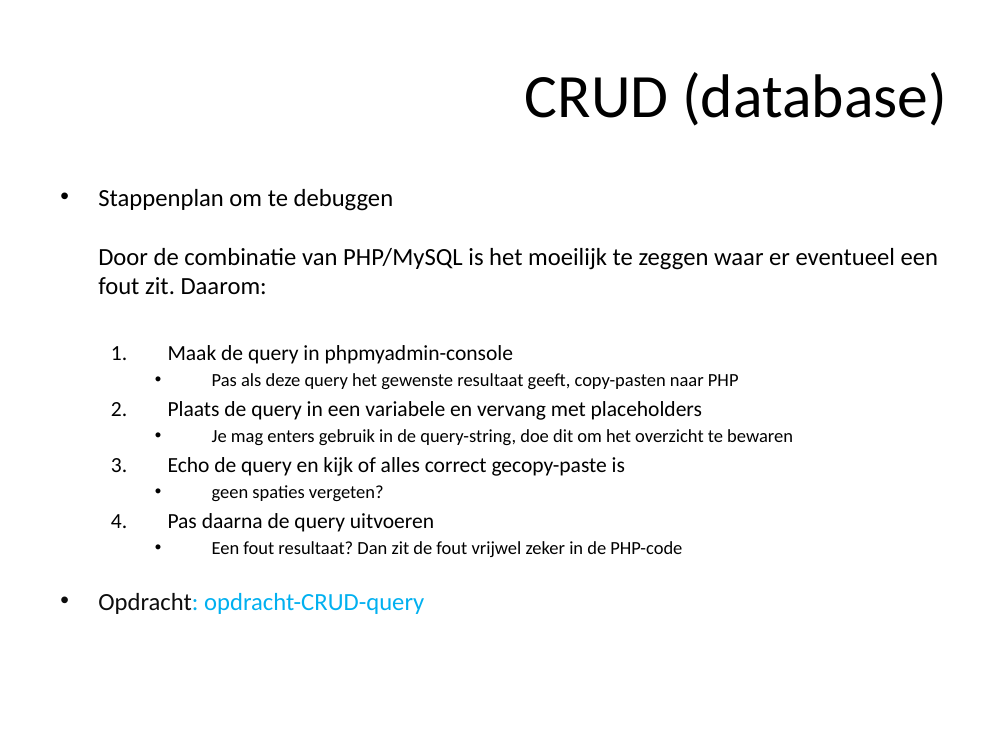
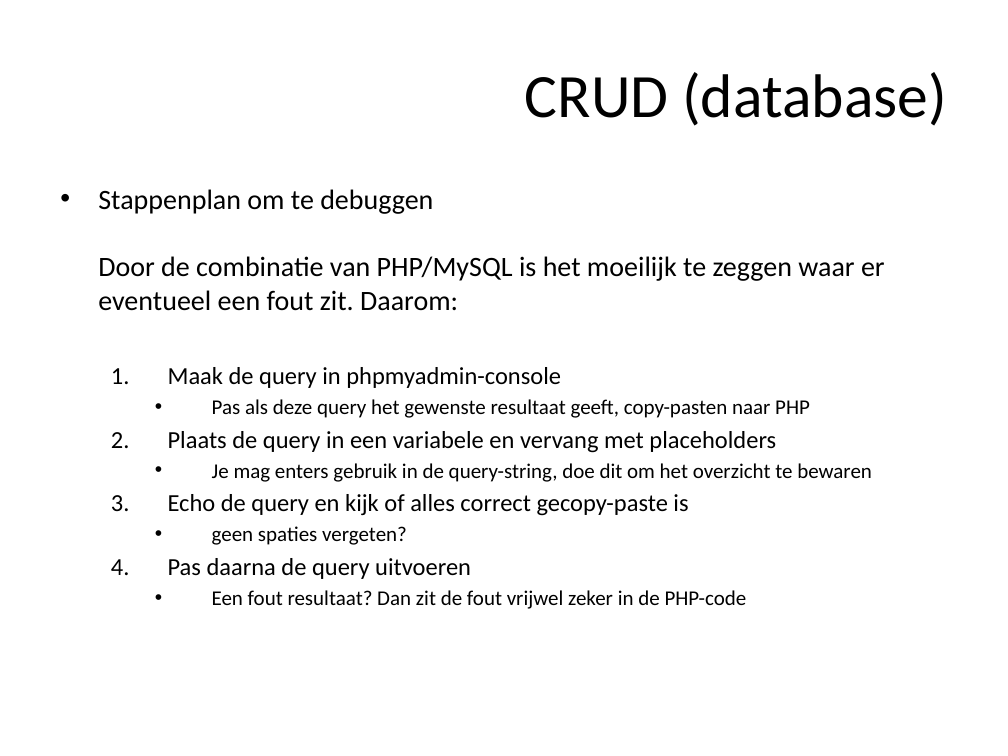
Before and after one commit to ajkea/web-backend-1, a slide deck: slide 168 of public/cursus/web-backend-cursus.pptx. Drawn at 1008x756 pixels with LibreOffice and Linux fonts; fonts in the diff are those of the drawing. Boxes give left, top, right and bottom in pixels: in the first picture for what was removed or moved away, otherwise in the second. Text is boxed around its words. In the diff, an @@ line names an element or a change of style, - is before the commit and + after.

```diff
--- a/public/cursus/web-backend-cursus.pptx
+++ b/public/cursus/web-backend-cursus.pptx
@@ text "Stappenplan om te debuggen Door ..." at (98,189,885,609): size 17.6 to 20 pt in "Stappenplan om te debuggen Door de combinatie ..."; size 15.4 to 17.5 pt in "Maak de query in phpmyadmin-console", "Plaats de query in een variabele en ...", "Echo de query en kijk of alles ...", "Pas daarna de query uitvoeren"; size 13.2 to 15 pt in "Pas als deze query het gewenste resultaat ...", "Je mag enters gebruik in de query-string, ...", "geen spaties vergeten?", "Een fout resultaat? Dan zit de fout ..." @@
@@ text at (98,593,424,614): paragraph removed @@
-• Opdracht: opdracht-CRUD-query
```
Also in this commit, not shown: 1 slide added, 7 other files.
